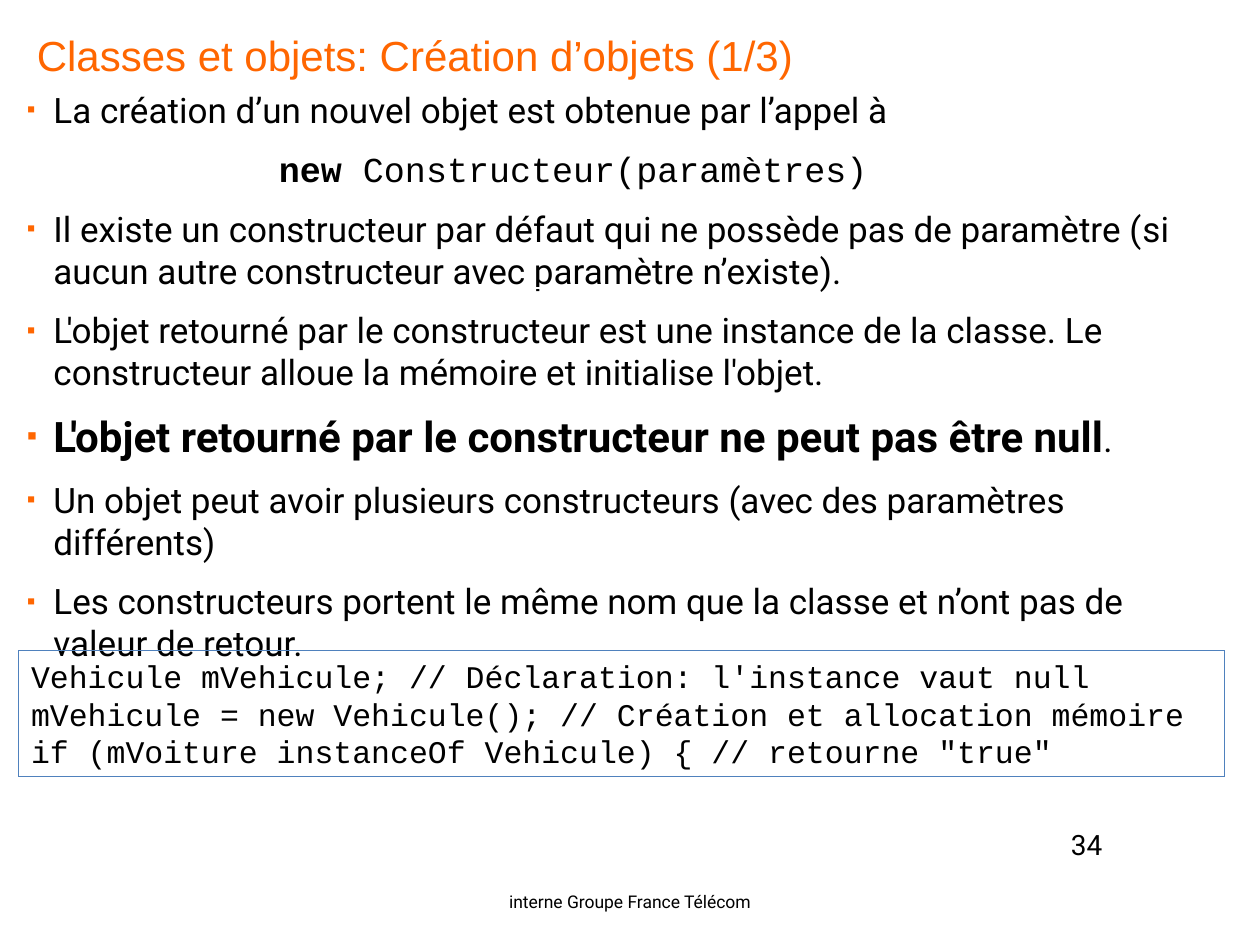
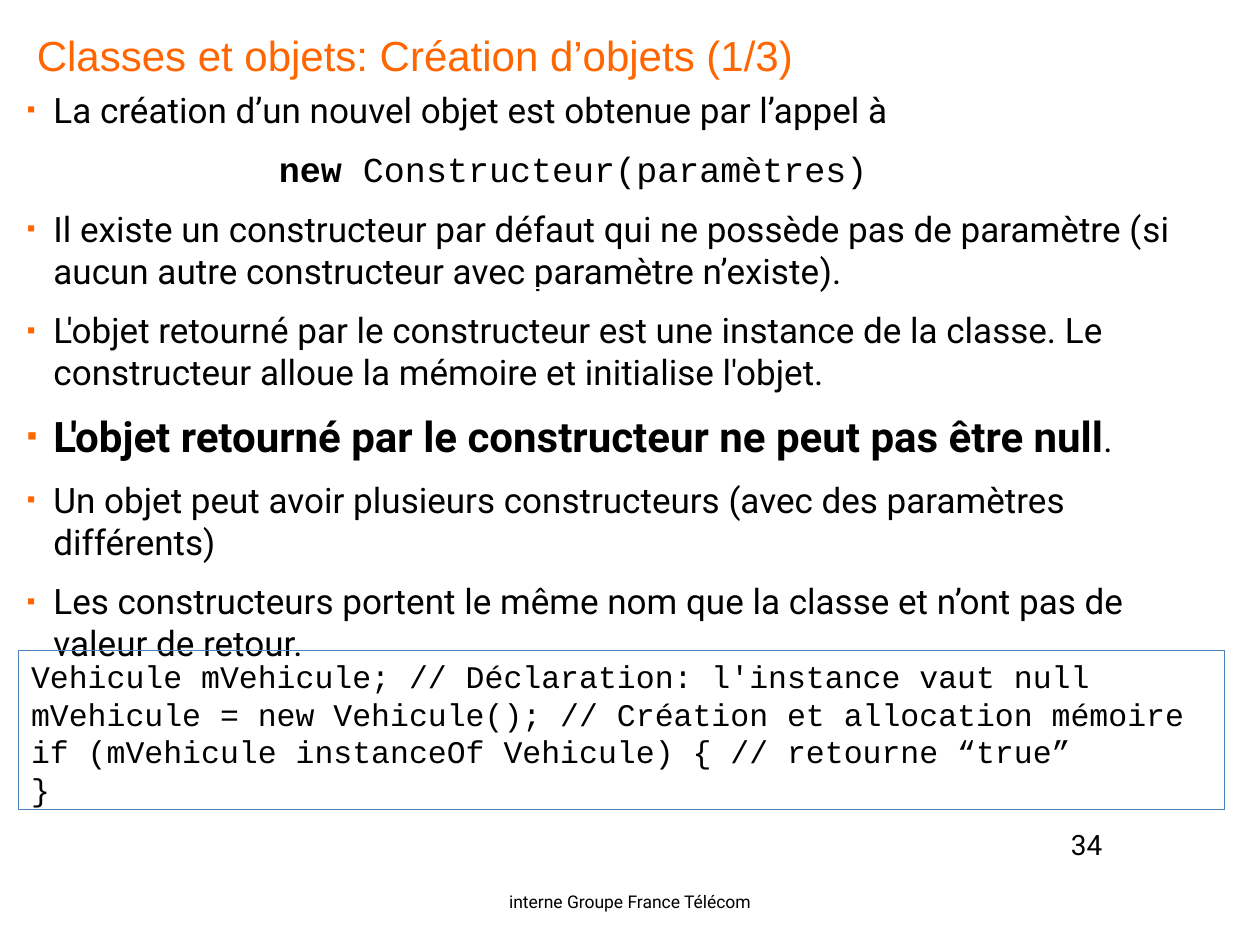
Before and after one commit to yplo6403/formationjava, a slide deck: slide 34 of doc/Java-OL1.pptx. Drawn at 1260x945 pixels with LibreOffice and Linux fonts; fonts in the diff are those of the drawing; background and template pictures are left out. Boxes give left, top, right and bottom in pixels: in the first picture for what was removed or moved away, otherwise in the second. Text is boxed around its words. In the diff, an @@ line names an element or a change of style, - is before the commit and + after.

```diff
--- a/doc/Java-OL1.pptx
+++ b/doc/Java-OL1.pptx
@@ rectangle "Vehicule mVehicule; // Déclaration: l'instance ...": place and size @@
-rectangle "Vehicule mVehicule; // Déclaration: l'instance ..." at bbox=[19, 650, 1225, 776]
+rectangle "Vehicule mVehicule; // Déclaration: l'instance ..." at bbox=[19, 650, 1225, 809]
@@ text in rectangle at bbox=[31, 741, 1070, 770]: text changed @@
-if (mVoiture instanceOf Vehicule) { // retourne "true"
+if (mVehicule instanceOf Vehicule) { // retourne “true”
+}
```
Also in this commit, not shown: 25 other slides changed, 1 slide added, 1 other file.
